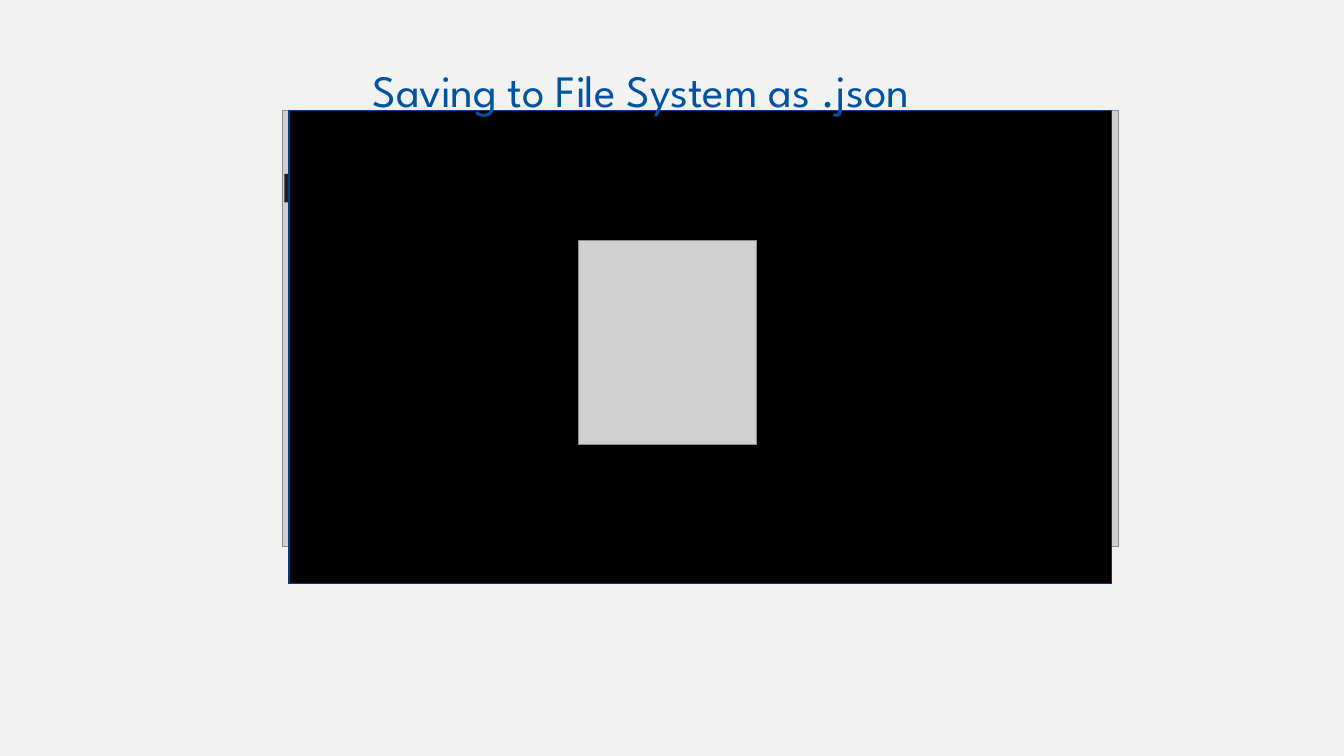
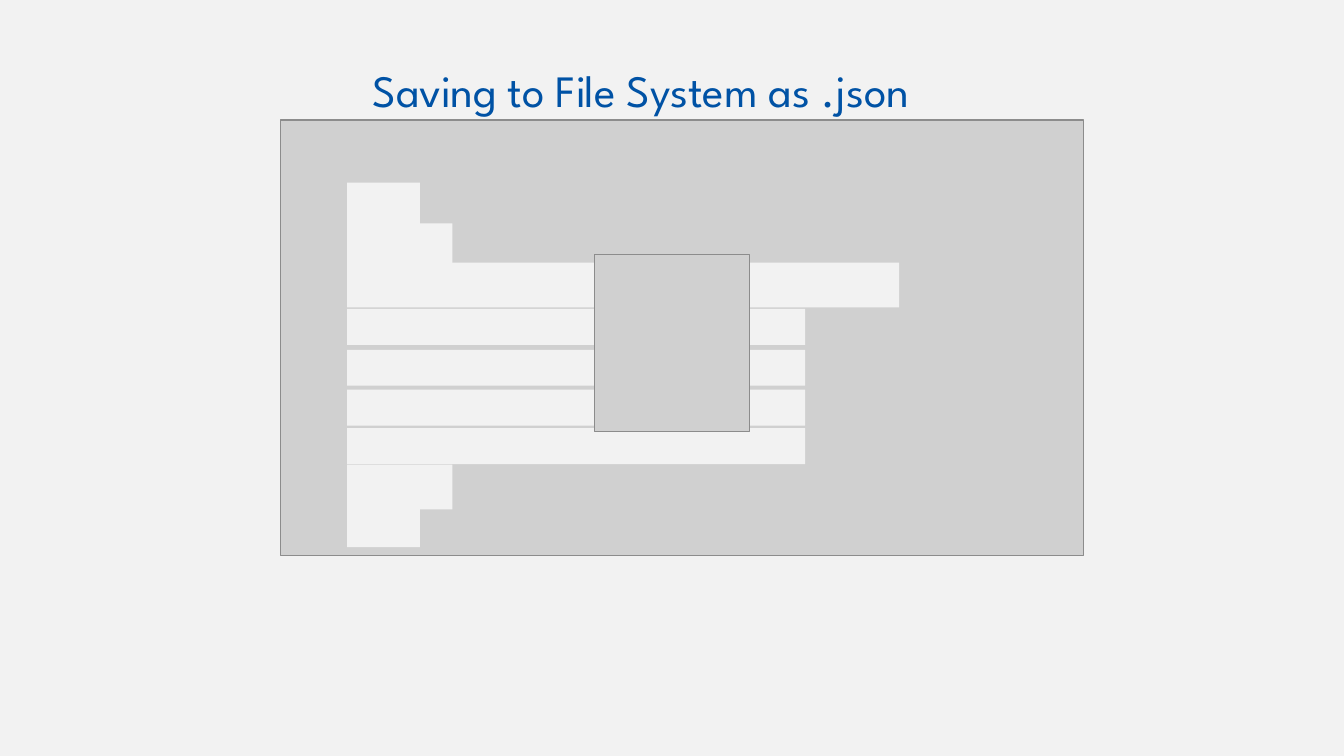
Before and after one commit to w3c/wot-cg, a slide deck: slide 21 of Tutorials/whatiswot/4-JSON_in_Practice/4-JSON_in_Practice.pptx (slide 20 before the commit). Drawn at 1344x756 pixels with LibreOffice and Linux fonts; fonts in the diff are those of the drawing; grey boxes stand for pictures; background and template pictures are left out. Boxes give left, top, right and bottom in pixels: in the first picture for what was removed or moved away, otherwise in the second. Text is boxed around its words. In the diff, an @@ line names an element or a change of style, - is before the commit and + after.

```diff
--- a/Tutorials/whatiswot/4-JSON_in_Practice/4-JSON_in_Practice.pptx
+++ b/Tutorials/whatiswot/4-JSON_in_Practice/4-JSON_in_Practice.pptx
@@ picture removed at <box>283,111,1119,546</box> @@
@@ rectangle removed at <box>289,111,1112,584</box> @@
@@ picture: place and size @@
-picture at <box>283,111,1086,546</box>
+picture at <box>280,120,1084,556</box>
@@ rectangle removed at <box>284,174,683,203</box> @@
@@ rectangle added at <box>347,182,419,227</box>, fill #F2F2F2 @@
@@ rectangle added at <box>347,224,452,268</box>, fill #F2F2F2 @@
@@ rectangle added at <box>347,263,899,308</box>, fill #F2F2F2 @@
@@ picture: place and size @@
-picture at <box>578,241,756,445</box>
+picture at <box>595,254,750,432</box>
@@ rectangle added at <box>347,309,805,345</box>, fill #F2F2F2 @@
@@ rectangle added at <box>347,350,805,386</box>, fill #F2F2F2 @@
@@ rectangle added at <box>347,390,805,426</box>, fill #F2F2F2 @@
@@ rectangle added at <box>347,429,805,465</box>, fill #F2F2F2 @@
@@ rectangle added at <box>347,465,452,509</box>, fill #F2F2F2 @@
@@ rectangle added at <box>347,502,419,546</box>, fill #F2F2F2 @@
```
Also in this commit, not shown: 3 other slides changed, 1 slide added, 21 other files.
